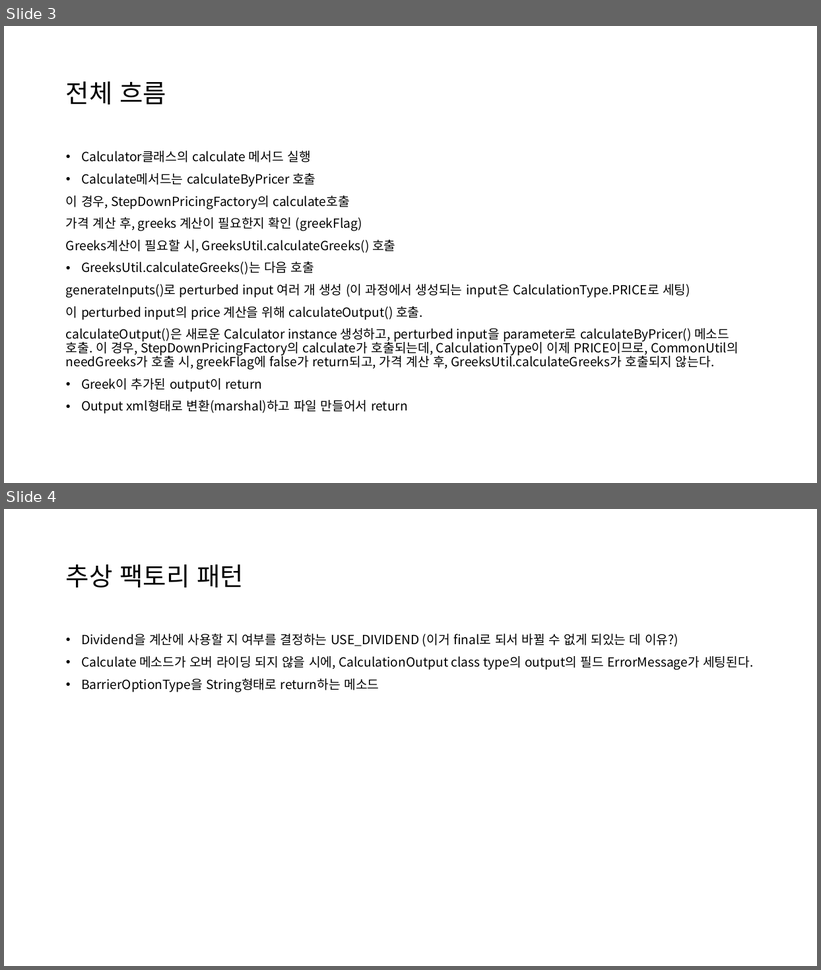
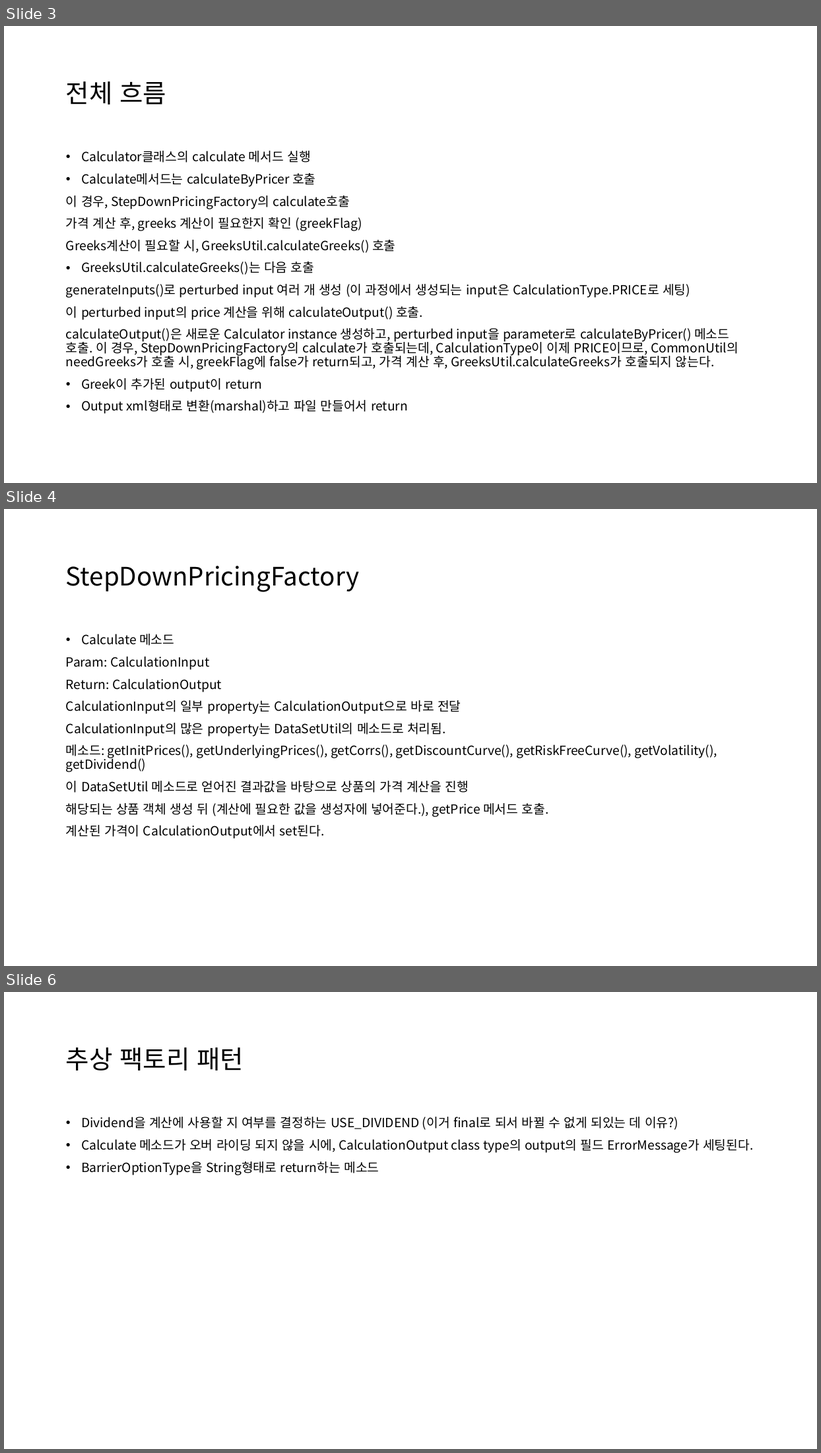
Before and after one commit to kdw1437/SpringHomework_BackEnd, a slide deck: QuantPricer 클론 코딩_240903.pptx. Shown one above the other, each under a label of ours: slides 3 and 4 before the commit, slides 3, 4 and 6 after it; the slides between them are not shown. The pictures are 821x970 and 821x1453 pixels, drawn with LibreOffice and Linux fonts; fonts in the diff are those of the drawing. Boxes give left, top, right and bottom in pixels: in the first picture for what was removed or moved away, otherwise in the second. Text is boxed around its words. In the diff, an @@ line names an element or a change of style, - is before the commit and + after.

```diff
--- a/QuantPricer 클론 코딩_240903.pptx
+++ b/QuantPricer 클론 코딩_240903.pptx
@@ slide 4 added at (4,509,817,966), background #FFFFFF @@
@@ title added at (66,566,359,592), 30 pt, text #000000 @@
+StepDownPricingFactory
@@ text added at (66,634,718,839), 15 pt, text #000000 @@
+• Calculate 메소드
+Param: CalculationInput
+Return: CalculationOutput
+CalculationInput의 일부 property는 CalculationOutput으로 바로 전달
+CalculationInput의 많은 property는 DataSetUtil의 메소드로 처리됨.
+메소드: getInitPrices(), getUnderlyingPrices(), getCorrs(), getDiscountCurve(), getRiskFreeCurve(), getVolatility(), getDividend()
+이 DataSetUtil 메소드로 얻어진 결과값을 바탕으로 상품의 가격 계산을 진행
+해당되는 상품 객체 생성 뒤 (계산에 필요한 값을 생성자에 넣어준다.), getPrice 메서드 호출.
+계산된 가격이 CalculationOutput에서 set된다.
@@ what was slide 4 is now slide 6 @@
```
Also in this commit, not shown: 1 slide changed, 1 other slide added, 1 other file.
